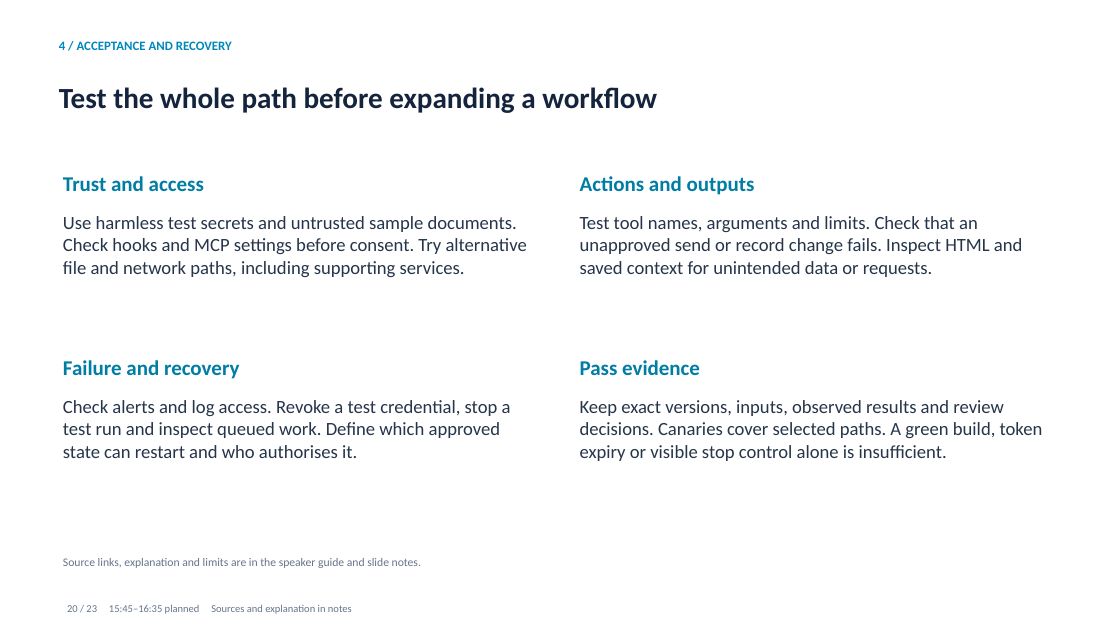
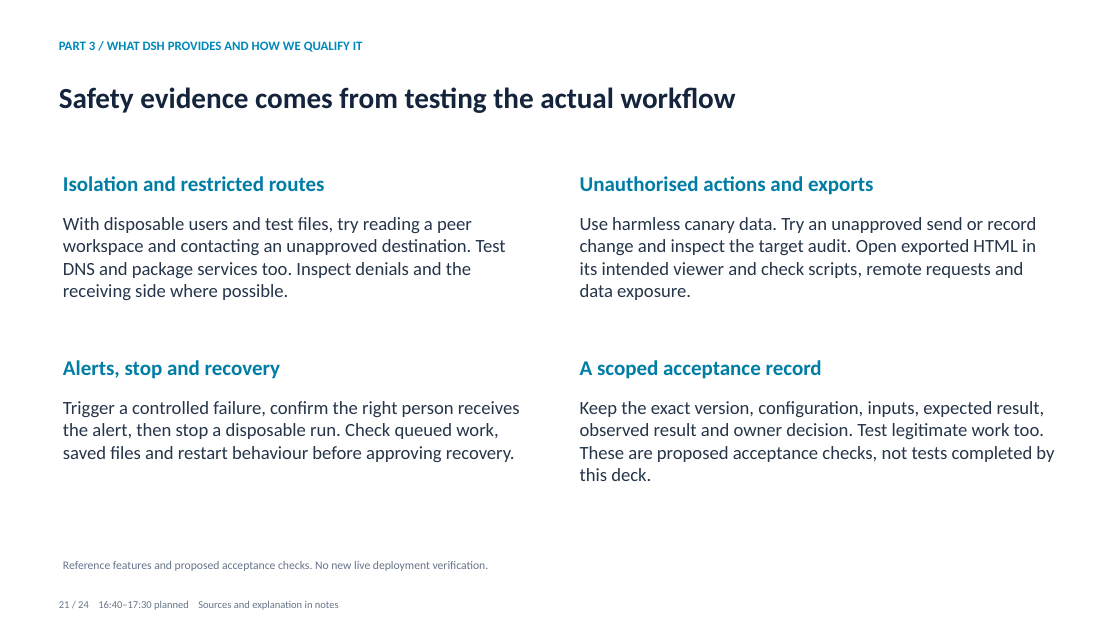
Before and after one commit to skunpoj/dsh_setup, a slide deck: slide 21 of docs/presentations/guarding-the-value-stream/Guarding_the_Value_Stream.pptx (slide 20 before the commit). Drawn at 1120x630 pixels with LibreOffice and Linux fonts; fonts in the diff are those of the drawing. Boxes give left, top, right and bottom in pixels: in the first picture for what was removed or moved away, otherwise in the second. Text is boxed around its words. In the diff, an @@ line names an element or a change of style, - is before the commit and + after.

Commit message:
Expand DSH features, control responsibilities and acceptance story

```diff
--- a/docs/presentations/guarding-the-value-stream/Guarding_the_Value_Stream.pptx
+++ b/docs/presentations/guarding-the-value-stream/Guarding_the_Value_Stream.pptx
@@ text at [59, 41, 363, 52]: text changed @@
-4 / ACCEPTANCE AND RECOVERY
+PART 3 / WHAT DSH PROVIDES AND HOW WE QUALIFY IT
@@ text at [59, 87, 736, 113]: text changed @@
-Test the whole path before expanding a workflow
+Safety evidence comes from testing the actual workflow
@@ text at [63, 176, 325, 191]: text changed @@
-Trust and access
+Isolation and restricted routes
@@ text at [580, 176, 873, 195]: text changed @@
-Actions and outputs
+Unauthorised actions and exports
@@ text at [63, 217, 506, 300]: text changed @@
-Use harmless test secrets and untrusted sample documents. Check hooks and MCP settings before consent. Try alternative file and network paths, including supporting services.
+With disposable users and test files, try reading a peer workspace and contacting an unapproved destination. Test DNS and package services too. Inspect denials and the receiving side where possible.
@@ text at [580, 217, 1036, 300]: text changed @@
-Test tool names, arguments and limits. Check that an unapproved send or record change fails. Inspect HTML and saved context for unintended data or requests.
+Use harmless canary data. Try an unapproved send or record change and inspect the target audit. Open exported HTML in its intended viewer and check scripts, remote requests and data exposure.
@@ text at [63, 360, 280, 379]: text changed @@
-Failure and recovery
+Alerts, stop and recovery
@@ text at [580, 360, 822, 379]: text changed @@
-Pass evidence
+A scoped acceptance record
@@ text at [63, 401, 520, 462]: text changed @@
-Check alerts and log access. Revoke a test credential, stop a test run and inspect queued work. Define which approved state can restart and who authorises it.
+Trigger a controlled failure, confirm the right person receives the alert, then stop a disposable run. Check queued work, saved files and restart behaviour before approving recovery.
@@ text at [580, 401, 1054, 481]: text changed @@
-Keep exact versions, inputs, observed results and review decisions. Canaries cover selected paths. A green build, token expiry or visible stop control alone is insufficient.
+Keep the exact version, configuration, inputs, expected result, observed result and owner decision. Test legitimate work too. These are proposed acceptance checks, not tests completed by this deck.
@@ text at [63, 561, 489, 571]: text changed @@
-Source links, explanation and limits are in the speaker guide and slide notes.
+Reference features and proposed acceptance checks. No new live deployment verification.
@@ text at [59, 600, 339, 610]: text changed @@
-20 / 23 15:45–16:35 planned Sources and explanation in notes
+21 / 24 16:40–17:30 planned Sources and explanation in notes
```
Also in this commit, not shown: 22 other slides changed, 1 slide added, 2 other files.
